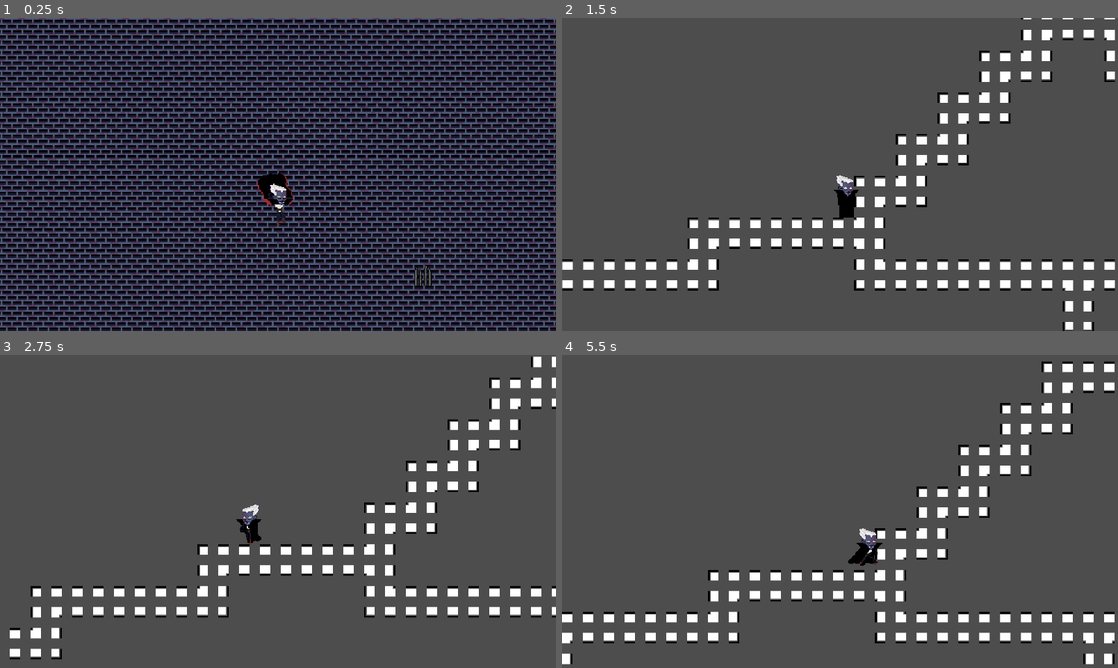
Above: before the commit, frames 1-4 (two rows, left to right).
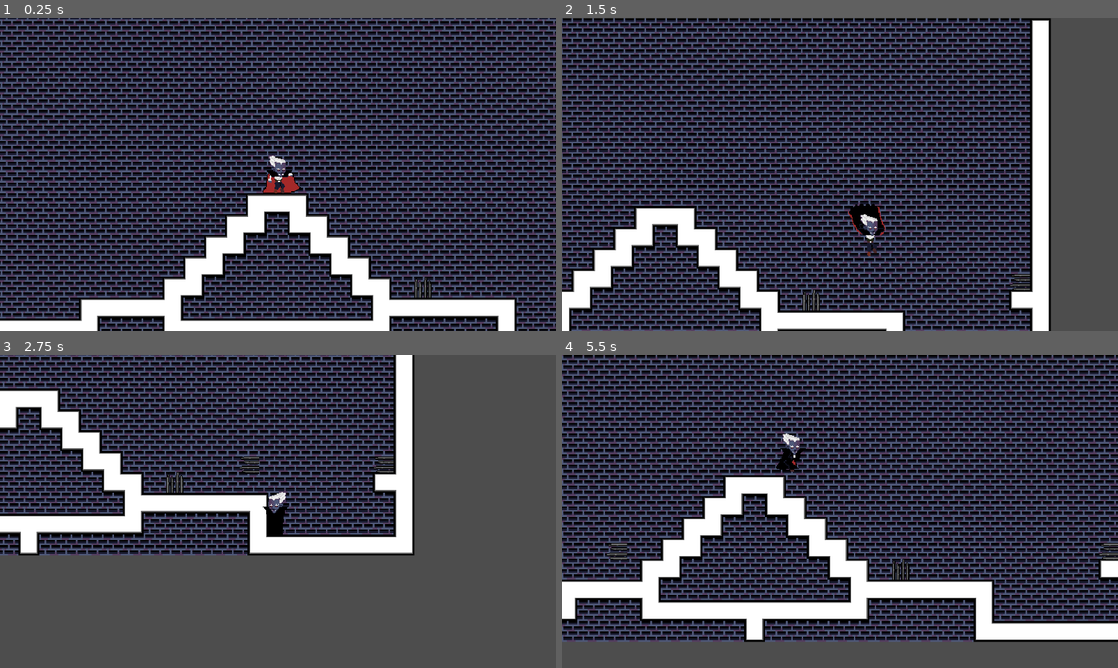
Above: after the commit, the same moments.

Repository: Agecaf/gmtk26-jamgame
Game: Godot game, scene res://test/parrot/parrot_test_level.tscn
The game is run twice, just before and just after one commit, with the same random seed, the same clock (stepped at 60 frames per second) and the same inputs. This scene is started directly instead of the project's main scene.
Inputs:
- Up to frame 1 (0.25 s): no input
- Up to frame 2 (1.5 s): tap Enter (ui_accept) at 0.5 s; hold D (right) from 0.53 s (still down); tap S (crouch) at 0.6 s; tap W (jump) at 0.77 s; tap Backspace at 1.35 s
- Up to frame 3 (2.75 s): tap W (jump) at 1.52 s; release D (right) at 2.03 s; hold A (left) from 2.03 s (still down); tap Delete at 2.1 s
- Up to frame 4 (5.5 s): release A (left) at 2.78 s; hold D (right) 2.78-4.28 s; tap Keypad Enter at 2.85 s; tap W (jump) at 3.02, 3.77, 4.52 s; tap Space at 3.6 s; hold A (left) 4.28-5.03 s; tap S (crouch) at 4.35 s; hold D (right) from 5.03 s (still down); tap Backspace at 5.1 s

The runs differ from the first frame. In frame 1, 77% of the frame differs, in the area x 0-100%, y 0-100%; in frame 2, 77%; in frame 3, 46%; in frame 4, 80%, in the area x 0-100%, y 0-99%.

Commit message:
Add temporary 12x12 version of the tileset being changed to 24x24 to maintain existing test levels using the placeholder tiles

Diff:
--- /dev/null
+++ b/assets/art/tilesets/tileset_12px_temp.tres
@@ -0,0 +1,232 @@
+[gd_resource type="TileSet" format=3 uid="uid://71r2gpjawtyr"]
+
+[ext_resource type="Texture2D" uid="uid://dc7k7gdq2ea6t" path="res://assets/art/tilesets/tileset_template.png" id="1_yy64e"]
+
+[sub_resource type="TileMapPattern" id="TileMapPattern_ey834"]
+tile_data = PackedInt32Array(0, 0, 0, 65536, 0, 1, 1, 65536, 0, 65537, 65536, 1)
+
+[sub_resource type="TileMapPattern" id="TileMapPattern_cqhnd"]
+tile_data = PackedInt32Array(0, 0, 0, 65536, 0, 1, 1, 262144, 0, 65537, 327680, 1)
+
+[sub_resource type="TileMapPattern" id="TileMapPattern_oysyu"]
+tile_data = PackedInt32Array(0, 393216, 0, 65536, 327680, 1, 1, 327680, 0, 65537, 65536, 1)
+
+[sub_resource type="TileMapPattern" id="TileMapPattern_3t18e"]
+tile_data = PackedInt32Array(0, 262144, 0, 65536, 393216, 0, 1, 262144, 0, 65537, 393216, 0)
+
+[sub_resource type="TileMapPattern" id="TileMapPattern_oj76u"]
+tile_data = PackedInt32Array(0, 262144, 1, 65536, 262144, 1, 1, 393216, 0, 65537, 393216, 0)
+
+[sub_resource type="TileMapPattern" id="TileMapPattern_l3njk"]
+tile_data = PackedInt32Array(0, 393216, 0, 65536, 327680, 1, 1, 393216, 0, 65537, 327680, 1)
+
+[sub_resource type="TileMapPattern" id="TileMapPattern_caegw"]
+tile_data = PackedInt32Array(0, 393216, 0, 65536, 393216, 0, 1, 327680, 0, 65537, 327680, 0)
+
+[sub_resource type="TileMapPattern" id="TileMapPattern_ryawm"]
+tile_data = PackedInt32Array(0, 196608, 1, 65536, 393216, 0, 1, 393216, 0, 65537, 393216, 0)
+
+[sub_resource type="TileMapPattern" id="TileMapPattern_u8sx5"]
+tile_data = PackedInt32Array(0, 393216, 0, 65536, 393216, 0, 1, 131072, 1, 65537, 393216, 0)
+
+[sub_resource type="TileMapPattern" id="TileMapPattern_w76lk"]
+tile_data = PackedInt32Array(0, 393216, 0, 65536, 196608, 0, 1, 393216, 0, 65537, 393216, 0)
+
+[sub_resource type="TileMapPattern" id="TileMapPattern_ormmy"]
+tile_data = PackedInt32Array(0, 393216, 0, 65536, 393216, 0, 1, 393216, 0, 65537, 131072, 0)
+
+[sub_resource type="TileMapPattern" id="TileMapPattern_cr2yy"]
+tile_data = PackedInt32Array(0, 196608, 1, 65536, 393216, 0, 1, 393216, 0, 65537, 131072, 0)
+
+[sub_resource type="TileMapPattern" id="TileMapPattern_5otng"]
+tile_data = PackedInt32Array(0, 262144, 0, 65536, 327680, 1, 1, 65536, 0, 65537, 65536, 1)
+
+[sub_resource type="TileMapPattern" id="TileMapPattern_5xpaf"]
+tile_data = PackedInt32Array(0, 393216, 0, 65536, 196608, 0, 1, 131072, 1, 65537, 393216, 0)
+
+[sub_resource type="TileMapPattern" id="TileMapPattern_myfy5"]
+tile_data = PackedInt32Array(0, 196608, 1, 65536, 196608, 0, 1, 393216, 0, 65537, 131072, 0)
+
+[sub_resource type="TileMapPattern" id="TileMapPattern_thjfl"]
+tile_data = PackedInt32Array(0, 0, 0, 65536, 262144, 1, 1, 65536, 0, 65537, 327680, 0)
+
+[sub_resource type="TileMapPattern" id="TileMapPattern_g42kd"]
+tile_data = PackedInt32Array(0, 262144, 1, 65536, 0, 1, 1, 327680, 0, 65537, 65536, 1)
+
+[sub_resource type="TileMapPattern" id="TileMapPattern_rrioc"]
+tile_data = PackedInt32Array(0, 262144, 0, 65536, 327680, 1, 1, 262144, 0, 65537, 327680, 1)
+
+[sub_resource type="TileMapPattern" id="TileMapPattern_7qw43"]
+tile_data = PackedInt32Array(0, 262144, 1, 65536, 262144, 1, 1, 327680, 0, 65537, 327680, 0)
+
+[sub_resource type="TileMapPattern" id="TileMapPattern_77r46"]
+tile_data = PackedInt32Array(0, 0, 0, 65536, 262144, 1, 1, 262144, 0, 65537, 393216, 0)
+
+[sub_resource type="TileMapPattern" id="TileMapPattern_2g22s"]
+tile_data = PackedInt32Array(0, 262144, 0, 65536, 393216, 0, 1, 65536, 0, 65537, 327680, 0)
+
+[sub_resource type="TileMapPattern" id="TileMapPattern_kynqu"]
+tile_data = PackedInt32Array(0, 262144, 1, 65536, 0, 1, 1, 393216, 0, 65537, 327680, 1)
+
+[sub_resource type="TileSetAtlasSource" id="TileSetAtlasSource_cqhnd"]
+resource_name = "Template: Basic"
+texture = ExtResource("1_yy64e")
+texture_region_size = Vector2i(12, 12)
+0:0/0 = 0
+0:0/0/terrain_set = 0
+0:0/0/terrain = 0
+0:0/0/physics_layer_0/polygon_0/points = PackedVector2Array(-3, 6, -6, 6, -6, -6, 6, -6, 6, -3, -3, -3)
+0:0/0/terrains_peering_bit/right_side = 0
+0:0/0/terrains_peering_bit/bottom_right_corner = 0
+0:0/0/terrains_peering_bit/bottom_side = 0
+1:0/0 = 0
+1:0/0/terrain_set = 0
+1:0/0/terrain = 0
+1:0/0/physics_layer_0/polygon_0/points = PackedVector2Array(3, -3, 3, 6, 6, 6, 6, -6, -6, -6, -6, -3)
+1:0/0/terrains_peering_bit/bottom_side = 0
+1:0/0/terrains_peering_bit/bottom_left_corner = 0
+1:0/0/terrains_peering_bit/left_side = 0
+2:0/next_alternative_id = 3
+2:0/0 = 0
+2:0/0/terrain_set = 0
+2:0/0/terrain = 0
+2:0/0/physics_layer_0/polygon_0/points = PackedVector2Array(3, 3, 6, 3, 6, 6, 3, 6)
+2:0/0/terrains_peering_bit/right_side = 0
+2:0/0/terrains_peering_bit/bottom_side = 0
+2:0/0/terrains_peering_bit/bottom_left_corner = 0
+2:0/0/terrains_peering_bit/left_side = 0
+2:0/0/terrains_peering_bit/top_left_corner = 0
+2:0/0/terrains_peering_bit/top_side = 0
+2:0/0/terrains_peering_bit/top_right_corner = 0
+3:0/0 = 0
+3:0/0/terrain_set = 0
+3:0/0/terrain = 0
+3:0/0/physics_layer_0/polygon_0/points = PackedVector2Array(-3, 3, -3, 6, -6, 6, -6, 3)
+3:0/0/terrains_peering_bit/right_side = 0
+3:0/0/terrains_peering_bit/bottom_right_corner = 0
+3:0/0/terrains_peering_bit/bottom_side = 0
+3:0/0/terrains_peering_bit/left_side = 0
+3:0/0/terrains_peering_bit/top_left_corner = 0
+3:0/0/terrains_peering_bit/top_side = 0
+3:0/0/terrains_peering_bit/top_right_corner = 0
+4:0/0 = 0
+4:0/0/terrain_set = 0
+4:0/0/terrain = 0
+4:0/0/physics_layer_0/polygon_0/points = PackedVector2Array(-6, -6, 6, -6, 6, -3, -6, -3.0182486)
+4:0/0/terrains_peering_bit/right_side = 0
+4:0/0/terrains_peering_bit/bottom_right_corner = 0
+4:0/0/terrains_peering_bit/bottom_side = 0
+4:0/0/terrains_peering_bit/bottom_left_corner = 0
+4:0/0/terrains_peering_bit/left_side = 0
+5:0/0 = 0
+5:0/0/terrain_set = 0
+5:0/0/terrain = 0
+5:0/0/physics_layer_0/polygon_0/points = PackedVector2Array(6, -6, 6, 6, 3, 6, 3.0182486, -6)
+5:0/0/terrains_peering_bit/bottom_side = 0
+5:0/0/terrains_peering_bit/bottom_left_corner = 0
+5:0/0/terrains_peering_bit/left_side = 0
+5:0/0/terrains_peering_bit/top_left_corner = 0
+5:0/0/terrains_peering_bit/top_side = 0
+6:0/0 = 0
+6:0/0/terrain_set = 0
+6:0/0/terrain = 0
+6:0/0/terrains_peering_bit/right_side = 0
+6:0/0/terrains_peering_bit/bottom_right_corner = 0
+6:0/0/terrains_peering_bit/bottom_side = 0
+6:0/0/terrains_peering_bit/bottom_left_corner = 0
+6:0/0/terrains_peering_bit/left_side = 0
+6:0/0/terrains_peering_bit/top_left_corner = 0
+6:0/0/terrains_peering_bit/top_side = 0
+6:0/0/terrains_peering_bit/top_right_corner = 0
+0:1/0 = 0
+0:1/0/terrain_set = 0
+0:1/0/terrain = 0
+0:1/0/physics_layer_0/polygon_0/points = PackedVector2Array(-3, 3, -3, -6, -6, -6, -6, 6, 6, 6, 6, 3)
+0:1/0/terrains_peering_bit/right_side = 0
+0:1/0/terrains_peering_bit/top_side = 0
+0:1/0/terrains_peering_bit/top_right_corner = 0
+1:1/0 = 0
+1:1/0/terrain_set = 0
+1:1/0/terrain = 0
+1:1/0/physics_layer_0/polygon_0/points = PackedVector2Array(3, 3, 3, -6, 6, -6, 6, 6, -6, 6, -6, 3)
+1:1/0/terrains_peering_bit/left_side = 0
+1:1/0/terrains_peering_bit/top_left_corner = 0
+1:1/0/terrains_peering_bit/top_side = 0
+2:1/0 = 0
+2:1/0/terrain_set = 0
+2:1/0/terrain = 0
+2:1/0/physics_layer_0/polygon_0/points = PackedVector2Array(3, -3, 3, -6, 6, -6, 6, -3)
+2:1/0/terrains_peering_bit/right_side = 0
+2:1/0/terrains_peering_bit/bottom_right_corner = 0
+2:1/0/terrains_peering_bit/bottom_side = 0
+2:1/0/terrains_peering_bit/bottom_left_corner = 0
+2:1/0/terrains_peering_bit/left_side = 0
+2:1/0/terrains_peering_bit/top_left_corner = 0
+2:1/0/terrains_peering_bit/top_side = 0
+3:1/next_alternative_id = 2
+3:1/0 = 0
+3:1/0/terrain_set = 0
+3:1/0/terrain = 0
+3:1/0/physics_layer_0/polygon_0/points = PackedVector2Array(-3, -3, -3, -6, -6, -6, -6, -3)
+3:1/0/terrains_peering_bit/right_side = 0
+3:1/0/terrains_peering_bit/bottom_right_corner = 0
+3:1/0/terrains_peering_bit/bottom_side = 0
+3:1/0/terrains_peering_bit/bottom_left_corner = 0
+3:1/0/terrains_peering_bit/left_side = 0
+3:1/0/terrains_peering_bit/top_side = 0
+3:1/0/terrains_peering_bit/top_right_corner = 0
+4:1/0 = 0
+4:1/0/terrain_set = 0
+4:1/0/terrain = 0
+4:1/0/physics_layer_0/polygon_0/points = PackedVector2Array(-6, 6, -6, -6, -3, -6, -3.0182486, 6)
+4:1/0/terrains_peering_bit/right_side = 0
+4:1/0/terrains_peering_bit/bottom_right_corner = 0
+4:1/0/terrains_peering_bit/bottom_side = 0
+4:1/0/terrains_peering_bit/top_side = 0
+4:1/0/terrains_peering_bit/top_right_corner = 0
+5:1/0 = 0
+5:1/0/terrain_set = 0
+5:1/0/terrain = 0
+5:1/0/physics_layer_0/polygon_0/points = PackedVector2Array(-6, 6, 6, 6, 6, 3, -6, 3.0182486)
+5:1/0/terrains_peering_bit/right_side = 0
+5:1/0/terrains_peering_bit/left_side = 0
+5:1/0/terrains_peering_bit/top_left_corner = 0
+5:1/0/terrains_peering_bit/top_side = 0
+5:1/0/terrains_peering_bit/top_right_corner = 0
+
+[resource]
+tile_size = Vector2i(12, 12)
+uv_clipping = true
+physics_layer_0/collision_layer = 65536
+physics_layer_0/collision_mask = 9
+terrain_set_0/mode = 0
+terrain_set_0/terrain_0/name = "Template"
+terrain_set_0/terrain_0/color = Color(0.9098039, 0.9098039, 0.9098039, 1)
+terrain_set_1/mode = 0
+terrain_set_1/terrain_0/name = "CastleFG1"
+terrain_set_1/terrain_0/color = Color(0.5, 0.34375, 0.25, 1)
+terrain_set_1/terrain_1/name = "CastleFG2"
+terrain_set_1/terrain_1/color = Color(0.5, 0.4375, 0.25, 1)
+sources/0 = SubResource("TileSetAtlasSource_cqhnd")
+pattern_0 = SubResource("TileMapPattern_ey834")
+pattern_1 = SubResource("TileMapPattern_cqhnd")
+pattern_2 = SubResource("TileMapPattern_5otng")
+pattern_3 = SubResource("TileMapPattern_thjfl")
+pattern_4 = SubResource("TileMapPattern_g42kd")
+pattern_5 = SubResource("TileMapPattern_rrioc")
+pattern_6 = SubResource("TileMapPattern_7qw43")
+pattern_7 = SubResource("TileMapPattern_77r46")
+pattern_8 = SubResource("TileMapPattern_2g22s")
+pattern_9 = SubResource("TileMapPattern_kynqu")
+pattern_10 = SubResource("TileMapPattern_oysyu")
+pattern_11 = SubResource("TileMapPattern_3t18e")
+pattern_12 = SubResource("TileMapPattern_oj76u")
+pattern_13 = SubResource("TileMapPattern_l3njk")
+pattern_14 = SubResource("TileMapPattern_caegw")
+pattern_15 = SubResource("TileMapPattern_ryawm")
+pattern_16 = SubResource("TileMapPattern_u8sx5")
+pattern_17 = SubResource("TileMapPattern_w76lk")
+pattern_18 = SubResource("TileMapPattern_ormmy")
+pattern_19 = SubResource("TileMapPattern_cr2yy")
+pattern_20 = SubResource("TileMapPattern_5xpaf")
+pattern_21 = SubResource("TileMapPattern_myfy5")
--- a/test/agecaf/test_level/agecaf_test_level_2.tscn
+++ b/test/agecaf/test_level/agecaf_test_level_2.tscn
@@ -2,7 +2,7 @@
 
 [ext_resource type="Script" uid="uid://chjinrsrnremn" path="res://game/game_scene.gd" id="1_7cyhh"]
 [ext_resource type="TileSet" uid="uid://duioxuwyoaicm" path="res://assets/art/tilesets/tile_set_big.tres" id="2_a7d0l"]
-[ext_resource type="TileSet" uid="uid://ba0ra1phem3vp" path="res://assets/art/tilesets/tileset.tres" id="3_553nx"]
+[ext_resource type="TileSet" uid="uid://71r2gpjawtyr" path="res://assets/art/tilesets/tileset_12px_temp.tres" id="3_7cyhh"]
 [ext_resource type="PackedScene" uid="uid://cvkdh0efsttia" path="res://game/player/player.tscn" id="4_6wr6l"]
 [ext_resource type="Script" uid="uid://cun0k4l3hgyy0" path="res://game/player/player_camera.gd" id="5_ekd6w"]
 
@@ -20,7 +20,7 @@
 
 [node name="Walls" type="TileMapLayer" parent="." unique_id=726037104]
 tile_map_data = PackedByteArray("AAASAAcAAAAEAAEAAAATAAcAAAAFAAAAAAATAAgAAAACAAEAAAASAAgAAAADAAEAAAAQAAgAAAAEAAAAAAARAA …(1008 unchanged characters)…
-tile_set = ExtResource("3_553nx")
+tile_set = ExtResource("3_7cyhh")
 
 [node name="Player" parent="." unique_id=960145280 instance=ExtResource("4_6wr6l")]
 position = Vector2(147, 33)
--- a/test/agecaf/tileset/tilestest.tscn
+++ b/test/agecaf/tileset/tilestest.tscn
@@ -1,6 +1,6 @@
 [gd_scene format=4 uid="uid://cl6we8r6pusl5"]
 
-[ext_resource type="TileSet" uid="uid://ba0ra1phem3vp" path="res://assets/art/tilesets/tileset.tres" id="1_c5fqc"]
+[ext_resource type="TileSet" uid="uid://71r2gpjawtyr" path="res://assets/art/tilesets/tileset_12px_temp.tres" id="1_c5fqc"]
 
 [node name="Tilestest" type="Node2D" unique_id=1665569293]
 
--- a/test/parrot/parrot_test_level.tscn
+++ b/test/parrot/parrot_test_level.tscn
@@ -2,7 +2,7 @@
 
 [ext_resource type="Script" uid="uid://chjinrsrnremn" path="res://game/game_scene.gd" id="1_btyyr"]
 [ext_resource type="TileSet" uid="uid://duioxuwyoaicm" path="res://assets/art/tilesets/tile_set_big.tres" id="2_4xvr0"]
-[ext_resource type="TileSet" uid="uid://ba0ra1phem3vp" path="res://assets/art/tilesets/tileset.tres" id="3_b6f1w"]
+[ext_resource type="TileSet" uid="uid://71r2gpjawtyr" path="res://assets/art/tilesets/tileset_12px_temp.tres" id="3_4xvr0"]
 [ext_resource type="PackedScene" uid="uid://cvkdh0efsttia" path="res://game/player/player.tscn" id="4_ipcvj"]
 [ext_resource type="Script" uid="uid://cun0k4l3hgyy0" path="res://game/player/player_camera.gd" id="5_lbcyw"]
 [ext_resource type="PackedScene" uid="uid://cinc4yh6d84oi" path="res://game/traps/crossbow/crossbow.tscn" id="6_ipcvj"]
@@ -21,7 +21,7 @@
 
 [node name="Walls" type="TileMapLayer" parent="." unique_id=1476084430]
 tile_map_data = PackedByteArray("AAD+/wAAAAAAAAAAAAD+/wEAAAAEAAEAAAD+/wIAAAAEAAEAAAD+/wMAAAAEAAEAAAD+/wQAAAAEAAEAAAD+/w …(6128 unchanged characters)…
-tile_set = ExtResource("3_b6f1w")
+tile_set = ExtResource("3_4xvr0")
 
 [node name="Player" parent="." unique_id=716552642 instance=ExtResource("4_ipcvj")]
 position = Vector2(445, 197)
